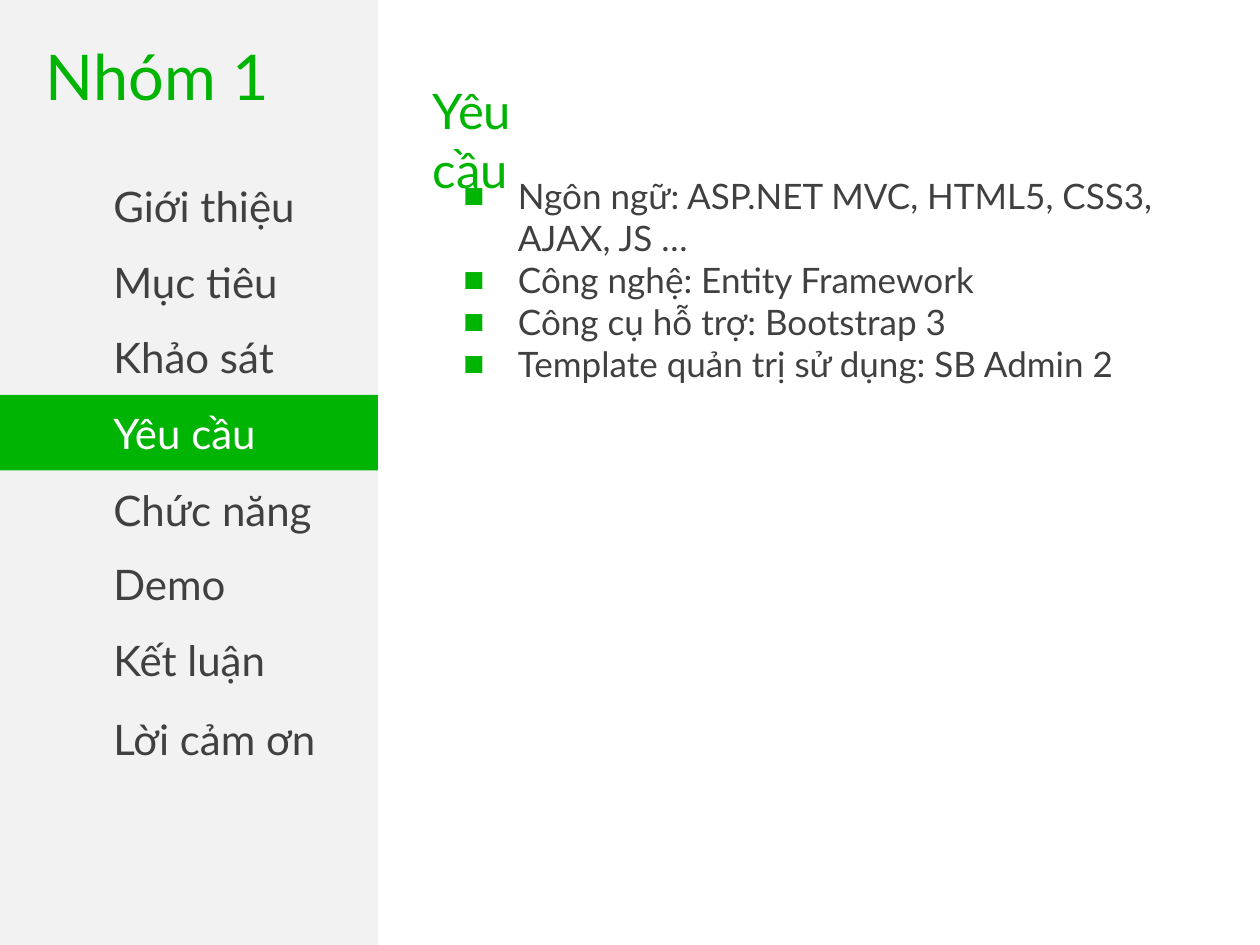
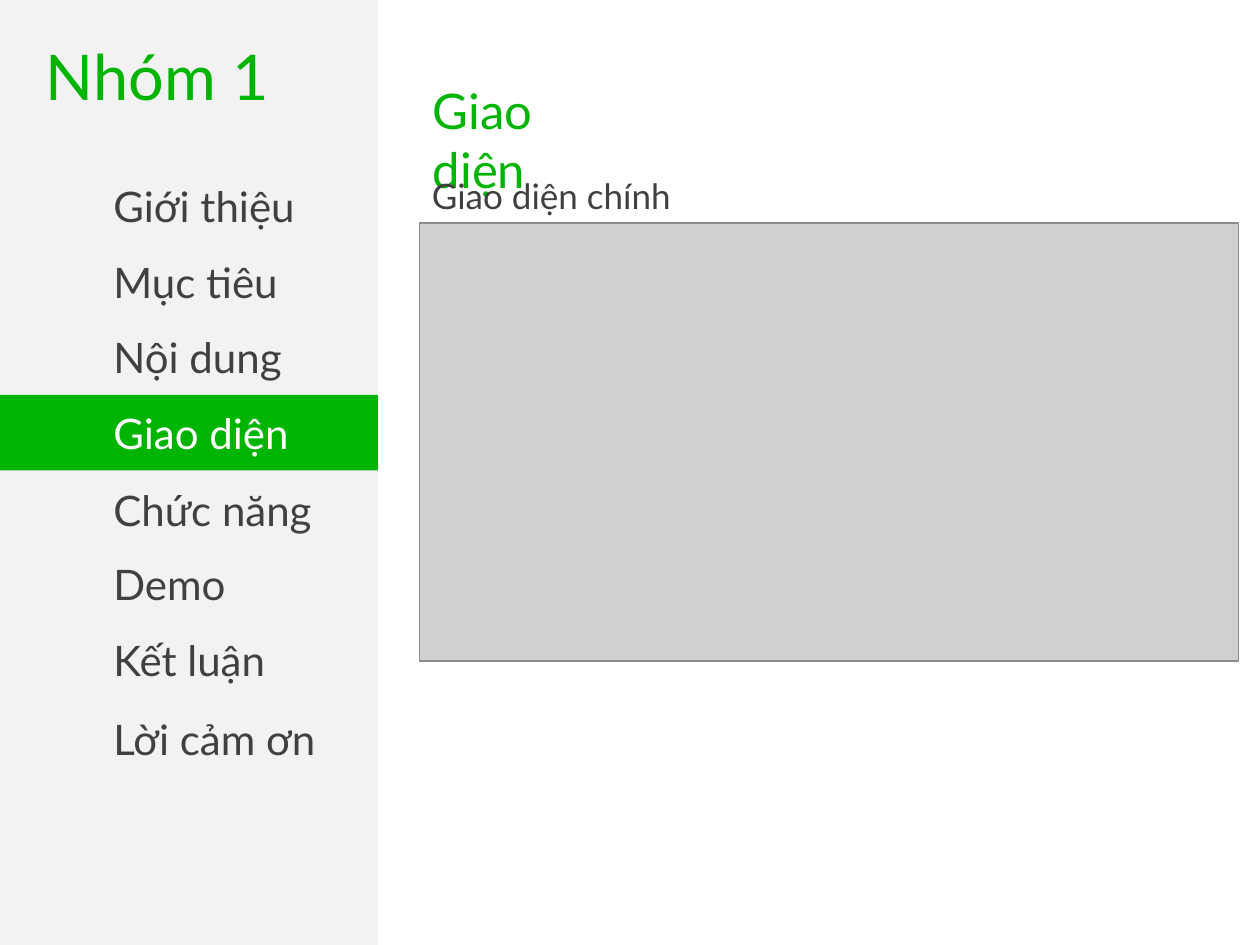
Before and after one commit to khanhvinhit/Do-An, a slide deck: slide 19 of THESIS/BaoCaov1.pptx (slide 5 before the commit). Drawn at 1260x945 pixels with LibreOffice and Linux fonts; fonts in the diff are those of the drawing; grey boxes stand for pictures. Boxes give left, top, right and bottom in pixels: in the first picture for what was removed or moved away, otherwise in the second. Text is boxed around its words. In the diff, an @@ line names an element or a change of style, - is before the commit and + after.

```diff
--- a/THESIS/BaoCaov1.pptx
+++ b/THESIS/BaoCaov1.pptx
@@ text at [433, 93, 532, 198]: text changed @@
-Yêu cầu
+Giao diện
@@ text at [432, 179, 671, 216]: text changed @@
-■ Ngôn ngữ: ASP.NET MVC, HTML5, CSS3, AJAX, JS …
-■ Công nghệ: Entity Framework
-■ Công cụ hỗ trợ: Bootstrap 3
-■ Template quản trị sử dụng: SB Admin 2
+Giao diện chính
@@ picture added at [420, 223, 1239, 662] @@
@@ text in rectangle at [113, 342, 281, 381]: text changed @@
-Khảo sát
+Nội dung
@@ text in rectangle at [113, 418, 288, 457]: text changed @@
-Yêu cầu
+Giao diện
```
Also in this commit, not shown: 4 other slides changed, 23 slides added, 2 other files.
